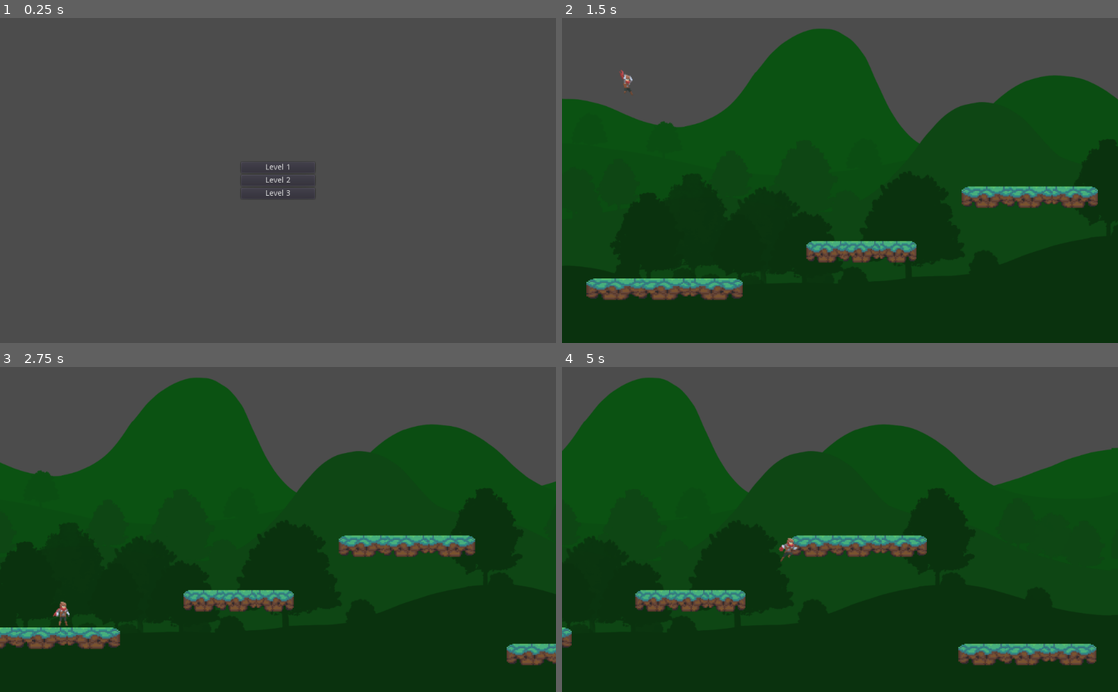
Above: before the commit, frames 1-4 (two rows, left to right).
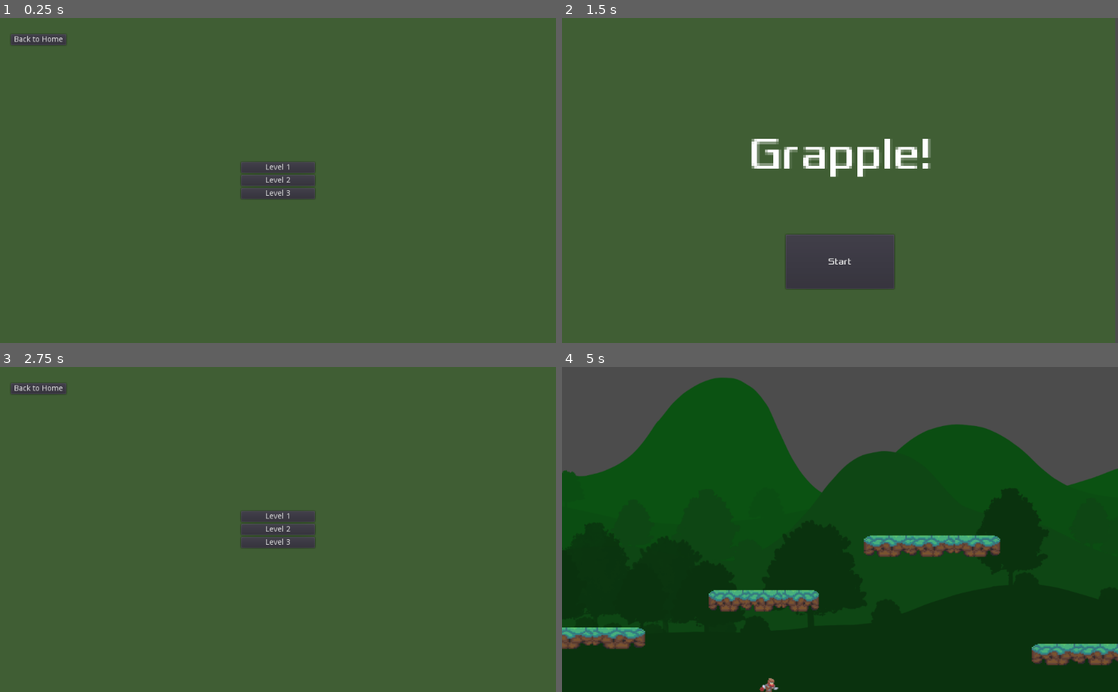
Above: after the commit, the same moments.

Repository: ztd12/GodotGrapple
Game: Godot game, scene res://HUD/Level Menu.tscn
Two runs of this game, one before a commit and one after it. Both use one fixed random seed, a clock stepped at 60 frames per second and the inputs below. This scene is started directly instead of the project's main scene.
Inputs (mouse positions are in pixels of both pictures, inside the frame that each line leads up to):
- Up to frame 1 (0.25 s): no input
- Up to frame 2 (1.5 s): click (600, 40) at 0.5 s, where only the run after the commit has a clickable "Back to Home"; click (840, 167) at 1.25 s, where only the run before the commit has a clickable "Level 1"
- Up to frame 3 (2.75 s): click (278, 610) at 2 s, where only the run after the commit has a clickable "Start"
- Up to frame 4 (5 s): click (840, 516) at 2.75 s, where only the run after the commit has a clickable "Level 1"; move the mouse to (962, 513) at 3.52 s; hold D (move_right) from 3.53 s (still down); tap Space (attack) at 3.6 s; tap W (jump) at 3.77, 4.52 s; move the mouse to (728, 545) at 4.27 s; tap S (crouch) at 4.35 s

The runs differ from the first frame. In frame 1, 0.2% of the frame differs, in the area x 1-13%, y 4-9%; in frame 2, 77%, in the area x 0-100%, y 3-100%; in frame 3, 77%; in frame 4, 19%.

Commit message:
back to home button

Diff:
--- a/HUD/Level Menu.gd
+++ b/HUD/Level Menu.gd
@@ -7,3 +7,7 @@
 
 func _on_Level_2_pressed():
 	get_tree().change_scene("res://mountainLevel/mountainScrolling.tscn")
+
+
+func _on_Back_to_Home_pressed():
+	get_tree().change_scene("res://HUD/Main Menu.tscn")
--- a/HUD/Level Menu.tscn
+++ b/HUD/Level Menu.tscn
@@ -6,6 +6,11 @@
 anchor_right = 1.0
 anchor_bottom = 1.0
 script = ExtResource( 1 )
+
+[node name="ColorRect" type="ColorRect" parent="."]
+margin_right = 1025.0
+margin_bottom = 601.0
+color = Color( 0.25098, 0.368627, 0.203922, 1 )
 
 [node name="VBoxContainer" type="VBoxContainer" parent="."]
 anchor_left = 0.5
@@ -34,5 +39,13 @@
 margin_bottom = 68.0
 text = "Level 3"
 
+[node name="Back to Home" type="Button" parent="."]
+margin_left = 20.0
+margin_top = 30.0
+margin_right = 122.0
+margin_bottom = 50.0
+text = "Back to Home"
+
 [connection signal="pressed" from="VBoxContainer/Level 1" to="." method="_on_Level_1_pressed"]
 [connection signal="pressed" from="VBoxContainer/Level 2" to="." method="_on_Level_2_pressed"]
+[connection signal="pressed" from="Back to Home" to="." method="_on_Back_to_Home_pressed"]
